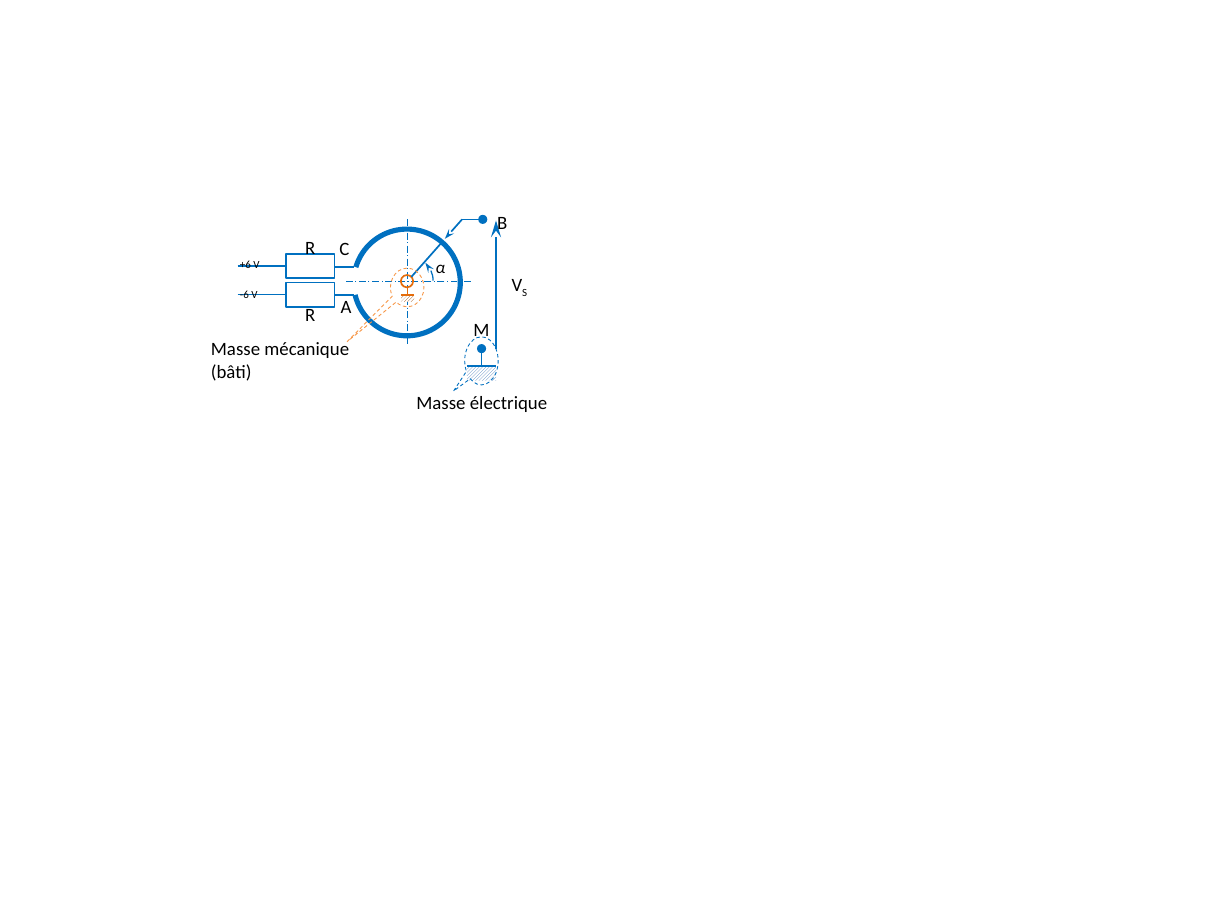
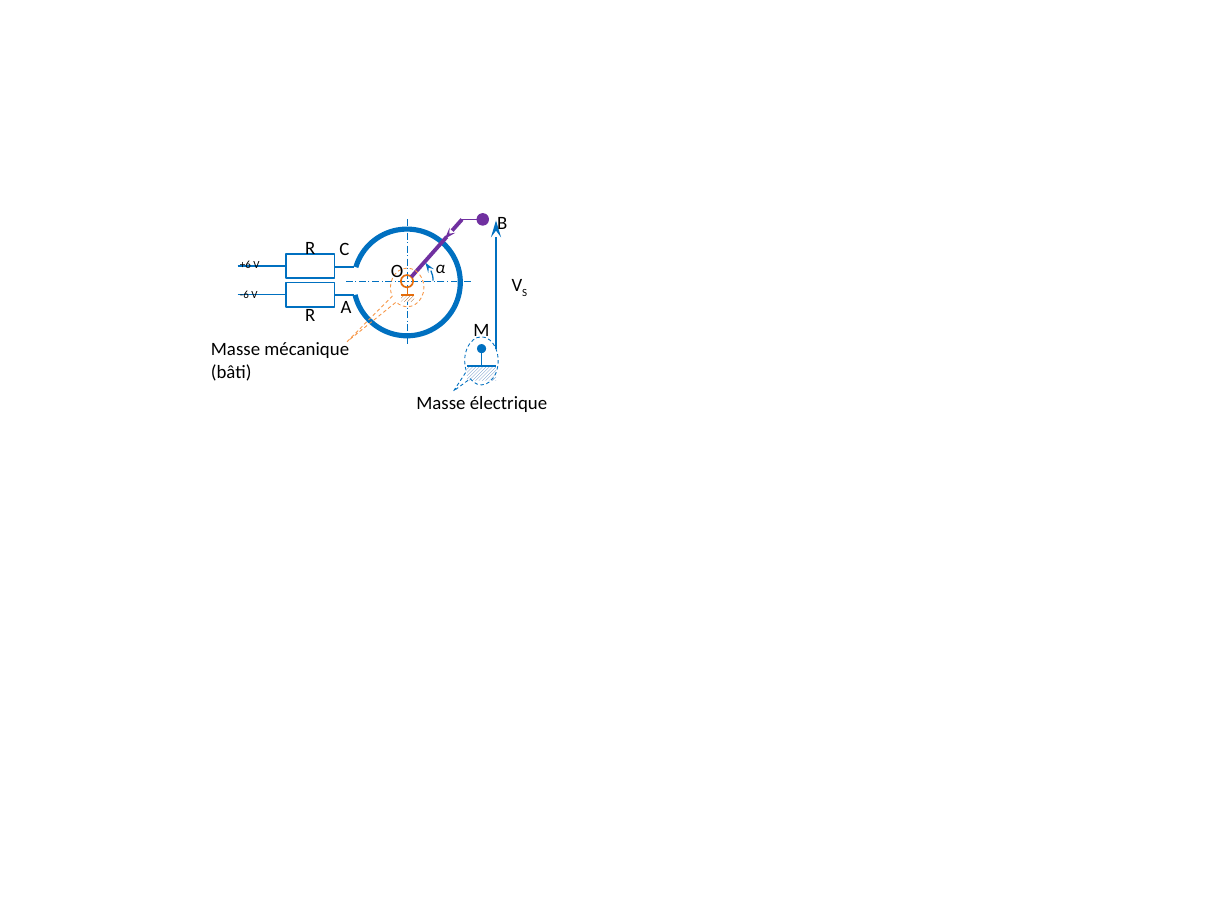
Before and after one commit to xpessoles/04_Etude_Systemes_Electriques_Analyser_Modeliser_Resoudre_Realiser, a slide deck: slide 2 of 01_DipolesSources/TD_01_Girouette_Potentiometre/images/Figures.pptx. Drawn at 1232x924 pixels with LibreOffice and Linux fonts; fonts in the diff are those of the drawing. Boxes give left, top, right and bottom in pixels: in the first picture for what was removed or moved away, otherwise in the second. Text is boxed around its words. In the diff, an @@ line names an element or a change of style, - is before the commit and + after.

```diff
--- a/01_DipolesSources/TD_01_Girouette_Potentiometre/images/Figures.pptx
+++ b/01_DipolesSources/TD_01_Girouette_Potentiometre/images/Figures.pptx
@@ line moved from (441, 243) - (411, 277) to (447, 237) - (411, 277) @@
@@ line (447, 237) - (411, 277): stroke #0070C0 1 pt to #7030A0 2.25 pt @@
@@ arrow (462, 219) - (445, 239): stroke #0070C0 1 pt to #7030A0 2.25 pt @@
@@ line (462, 219) - (480, 219): stroke #0070C0 1 pt to #7030A0 1 pt @@
@@ ellipse at [478,214,487,223]: fill #0070C0 to #7030A0; outline none to #7030A0 2 pt @@
@@ text added at [391,265,403,283], 11 pt, text #000000 @@
+O
```
Also in this commit, not shown: 1 other slide changed, 5 other files.
